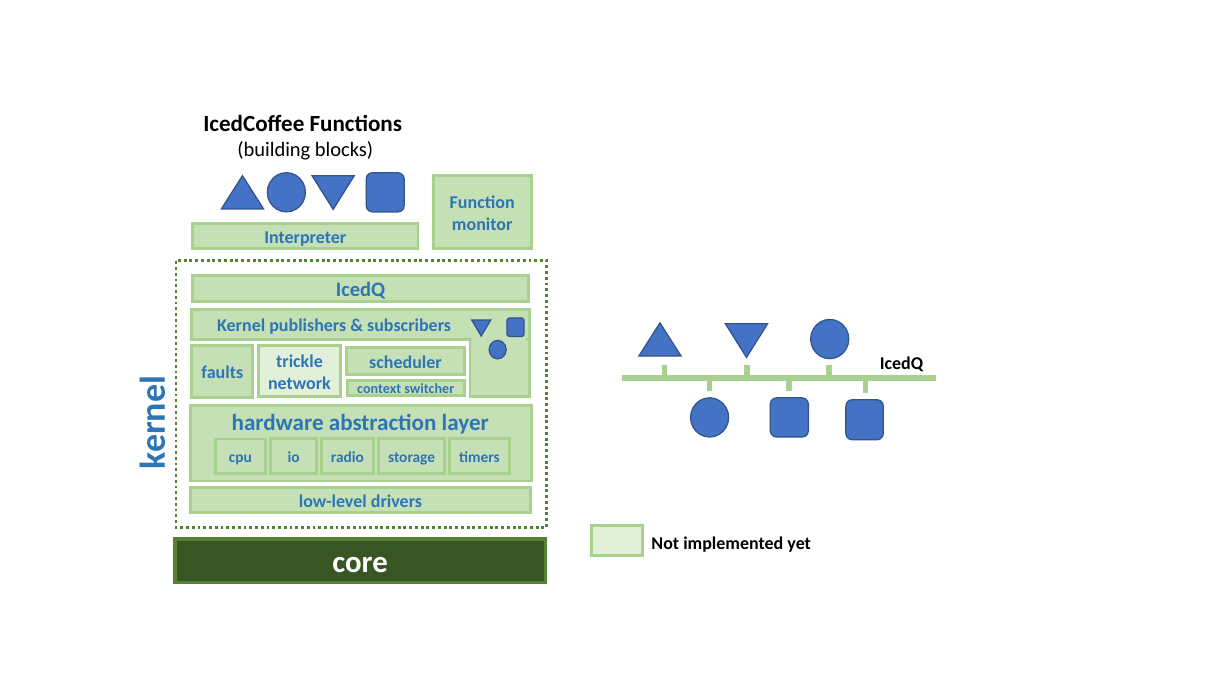
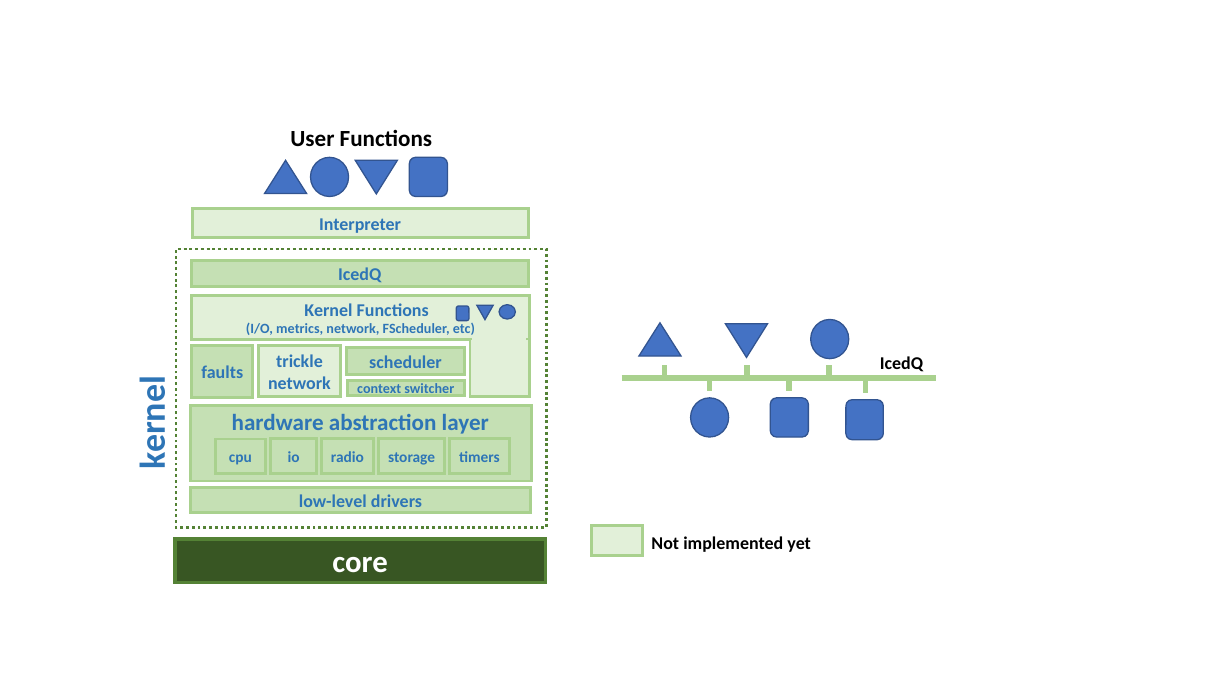
Before and after one commit to rromanotero/IcedCoffeeOS, a slide deck: slide 1 of docs/IcedCoffee architecture.pptx. Drawn at 1232x693 pixels with LibreOffice and Linux fonts; fonts in the diff are those of the drawing. Boxes give left, top, right and bottom in pixels: in the first picture for what was removed or moved away, otherwise in the second. Text is boxed around its words. In the diff, an @@ line names an element or a change of style, - is before the commit and + after.

```diff
--- a/docs/IcedCoffee architecture.pptx
+++ b/docs/IcedCoffee architecture.pptx
@@ text at [290,129,432,146]: text changed @@
-IcedCoffee Functions
-(building blocks)
+User Functions
@@ triangle: place and size @@
-triangle at [222,176,264,209]
+triangle at [264,161,307,194]
@@ 1 triangle, 1 ellipse, 1 rounded rectangle: place and size @@
-1 triangle, 1 ellipse, 1 rounded rectangle at [267,173,404,212]
+1 triangle, 1 ellipse, 1 rounded rectangle at [311,157,447,196]
@@ rectangle removed at [433,176,531,249] @@
-Function
-monitor
@@ rectangle "Interpreter": place and size @@
-rectangle "Interpreter" at [193,224,419,250]
+rectangle "Interpreter" at [192,209,529,238]
@@ rectangle: place and size @@
-rectangle at [177,261,547,528]
+rectangle at [176,249,546,527]
@@ rectangle "IcedQ": place and size @@
-rectangle "IcedQ" at [192,275,529,302]
+rectangle "IcedQ" at [191,260,528,287]
@@ rectangle "IcedQ" at [191,260,528,287]: size 16 to 14 pt @@
@@ fill #C5E0B4 to #E2F0D9 in 4 elements at [192,209,529,238], [470,339,530,397], [472,335,526,384], [192,296,531,339] @@
@@ rectangle "Kernel Functions": place and size @@
-rectangle "Kernel Functions" at [192,310,531,339]
+rectangle "Kernel Functions" at [192,296,531,339]
@@ text in rectangle at [246,303,475,335]: text changed; size 14 to 11 pt @@
-Kernel publishers & subscribers
+Kernel Functions
+(I/O, metrics, network, FScheduler, etc)
@@ rounded rectangle: place and size @@
-rounded rectangle at [507,318,524,336]
+rounded rectangle at [457,306,470,321]
@@ triangle: place and size @@
-triangle at [472,320,491,335]
+triangle at [477,305,494,320]
@@ ellipse: place and size @@
-ellipse at [489,340,506,359]
+ellipse at [499,305,516,320]
@@ rectangle: place and size @@
-rectangle at [472,329,526,387]
+rectangle at [472,335,526,384]
```
Also in this commit, not shown: 1 other file.
